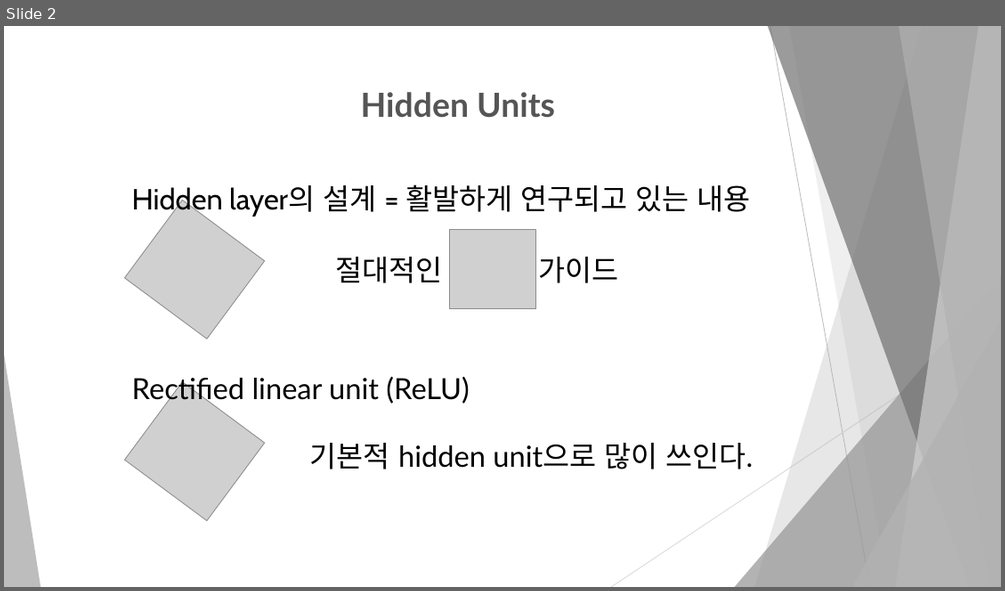
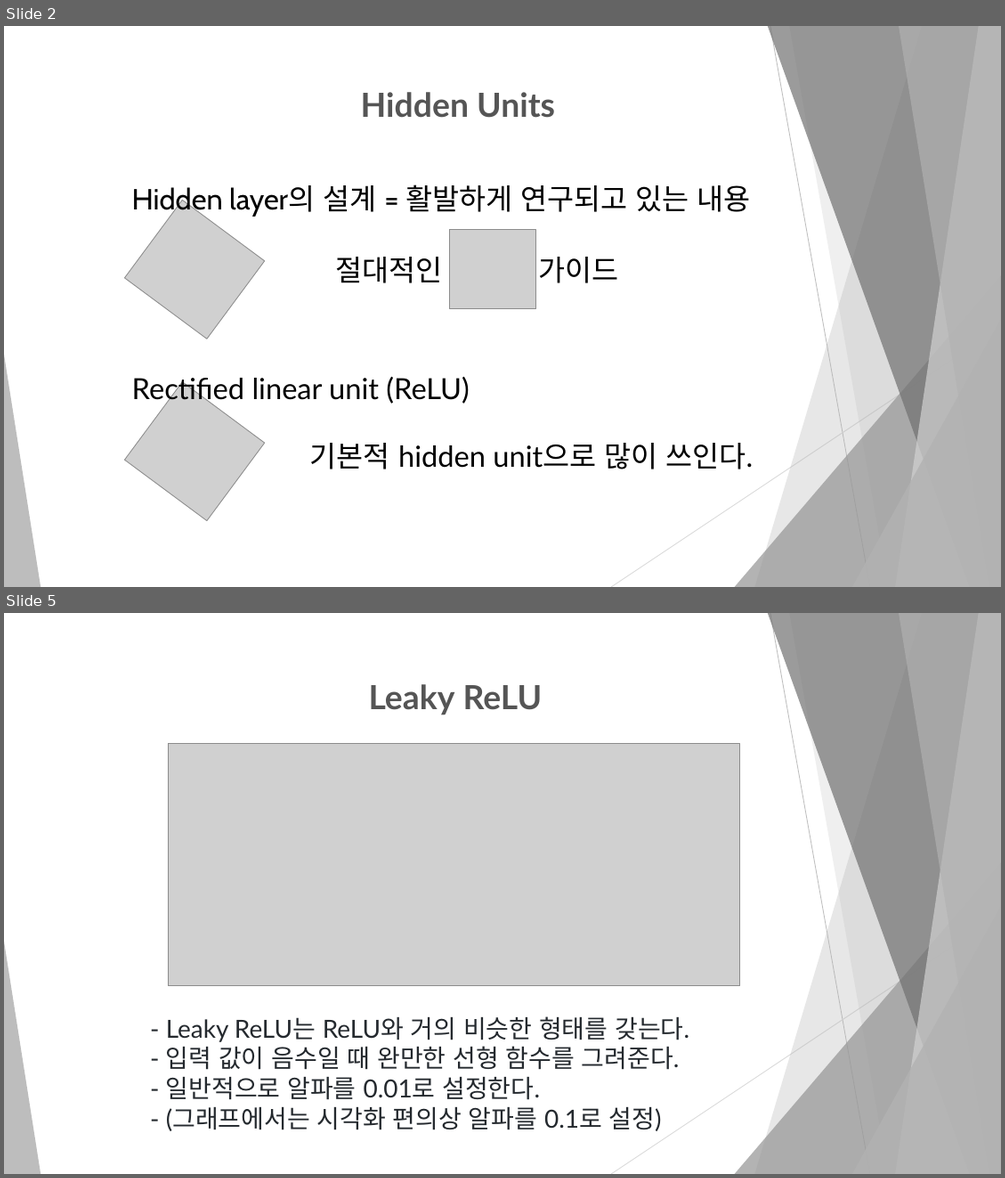
Before and after one commit to dbswl067/Machine-learning, a slide deck: 발표 자료/6.3 Hidden Units.pptx. Shown one above the other, each under a label of ours: slide 2 before the commit, slides 2 and 5 after it; the slides between them are not shown. The pictures are 1005x591 and 1005x1178 pixels, drawn with LibreOffice and Linux fonts; fonts in the diff are those of the drawing; grey boxes stand for pictures. Boxes give left, top, right and bottom in pixels: in the first picture for what was removed or moved away, otherwise in the second. Text is boxed around its words. In the diff, an @@ line names an element or a change of style, - is before the commit and + after.

```diff
--- a/발표 자료/6.3 Hidden Units.pptx
+++ b/발표 자료/6.3 Hidden Units.pptx
@@ slide 5 added at [4, 613, 1001, 1174], background #FFFFFF; not listed: 10 template elements that a slide beside it also shows @@
@@ text added at [369, 684, 542, 715], 32 pt, text #555555, bold @@
+Leaky ReLU
@@ picture added at [168, 744, 740, 986] @@
@@ text added at [166, 1016, 689, 1131], 24 pt, text #24292E @@
+- Leaky ReLU는 ReLU와 거의 비슷한 형태를 갖는다.
+- 입력 값이 음수일 때 완만한 선형 함수를 그려준다.
+- 일반적으로 알파를 0.01로 설정한다.
+- (그래프에서는 시각화 편의상 알파를 0.1로 설정)
```
Also in this commit, not shown: 11 other slides added, 7 slides removed, 1 other file.
